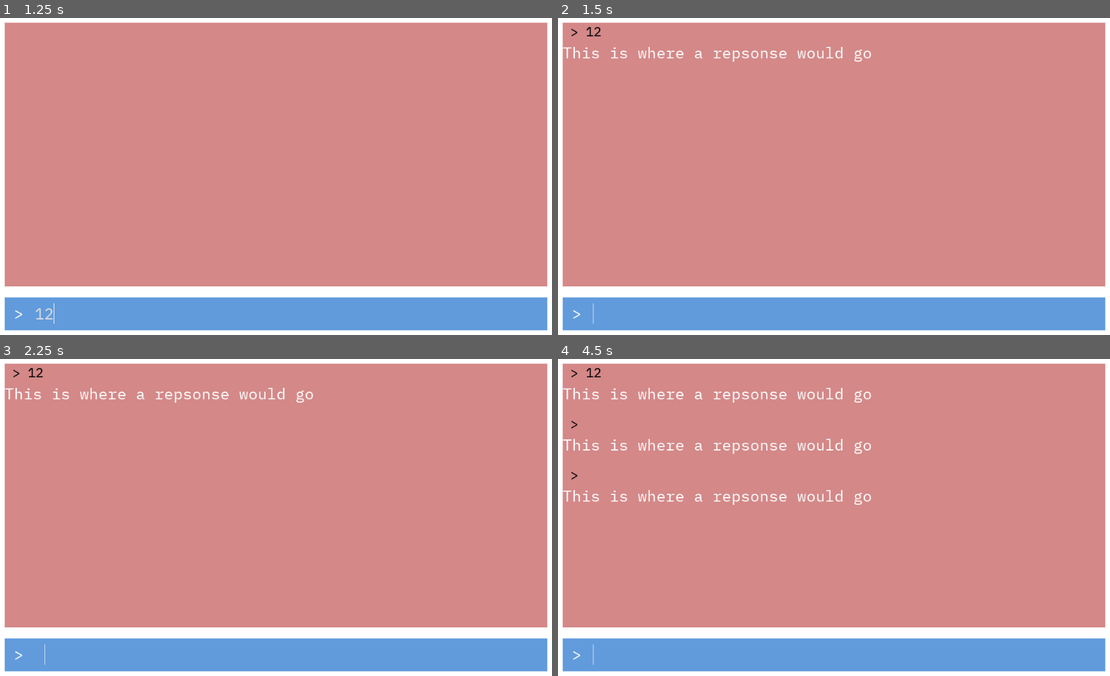
Above: before the commit, frames 1-4 (two rows, left to right).
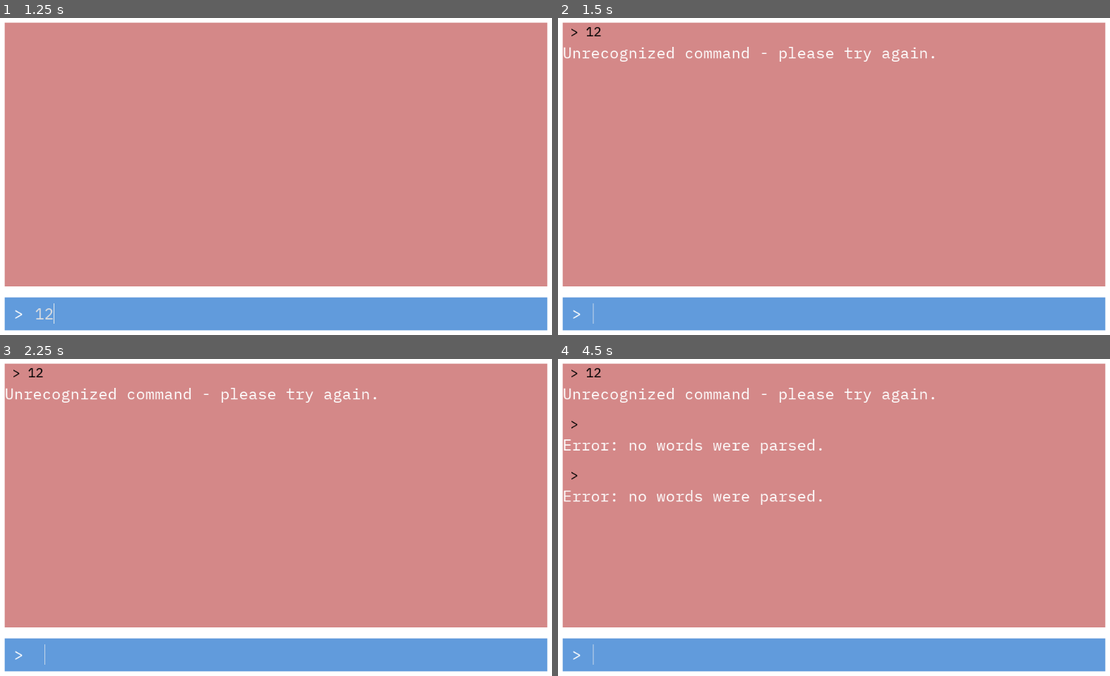
Above: after the commit, the same moments.

Repository: DesertDragen/Text-Adventure-Game
Game: Godot game, scene res://Game.tscn
Same seed, same stepped clock (60 frames per second), same inputs: the game is played once before the commit and once after it.
Inputs (mouse positions are in pixels of both pictures, inside the frame that each line leads up to):
- Up to frame 1 (1.25 s): click (292, 312) at 0.52 s; type "12" at 0.6 s
- Up to frame 2 (1.5 s): tap Enter at 1.25 s
- Up to frame 3 (2.25 s): tap Space at 2 s
- Up to frame 4 (4.5 s): tap Enter at 2.75, 4.25 s; tap Space at 3.5 s

Frame 1 is identical in both runs. In frame 2, 0.8% of the frame differs, in the area x 0-69%, y 9-14%; in frame 3, 0.8%; in frame 4, 2.0%, in the area x 0-69%, y 9-46%.

Commit message:
Created a new script that handles the commands that the user enters

Diff:
--- a/Game.tscn
+++ b/Game.tscn
@@ -1,8 +1,9 @@
-[gd_scene load_steps=9 format=2]
+[gd_scene load_steps=10 format=2]
 
 [ext_resource path="res://scripts/Input.gd" type="Script" id=1]
 [ext_resource path="res://fonts/plex_mono_28.tres" type="DynamicFont" id=2]
 [ext_resource path="res://scripts/Game.gd" type="Script" id=3]
+[ext_resource path="res://scripts/CommandProcessor.gd" type="Script" id=4]
 
 [sub_resource type="StyleBoxFlat" id=1]
 bg_color = Color( 1, 1, 1, 1 )
@@ -21,6 +22,9 @@
 anchor_right = 1.0
 anchor_bottom = 1.0
 script = ExtResource( 3 )
+
+[node name="CommandProcessor" type="Node" parent="."]
+script = ExtResource( 4 )
 
 [node name="Background" type="PanelContainer" parent="."]
 anchor_right = 1.0
--- /dev/null
+++ b/scripts/CommandProcessor.gd
@@ -0,0 +1,29 @@
+extends Node
+
+
+func process_command(input: String) -> String:
+	# Split the words at the space and do it only once
+	var words = input.split(" ", false)
+	if words.size() == 0:
+		return "Error: no words were parsed."
+
+	var first_word = words[0].to_lower()
+	var second_word = ""
+	if words.size() > 1:
+		second_word = words[1].to_lower()
+
+	# match == switch case
+	match first_word:
+		"go":
+			return go(second_word)
+		_: # _: == default
+			return "Unrecognized command - please try again."
+
+
+# -> String = Returns a value of a String
+func go(second_word: String) -> String:
+	if second_word == "":
+		return "Go where?"
+
+	# Can do "%s %s" % [word_one, word_two...]
+	return "You go %s" % second_word
--- a/scripts/Game.gd
+++ b/scripts/Game.gd
@@ -8,7 +8,8 @@
 
 var max_scroll_length := 0
 
-# Only use $ to access the children of the nodes
+# Use $ to access the children of the nodes or another script
+onready var command_processor = $CommandProcessor
 onready var history_rows = $Background/MarginContainer/Rows/GameInfo/Scroll/HistoryRows
 onready var scroll = $Background/MarginContainer/Rows/GameInfo/Scroll
 onready var scrollbar = scroll.get_v_scrollbar()
@@ -35,10 +36,13 @@
 
 	# Creating an instance of the InputResponse scene
 	var input_response = InputResponse.instance()
+	var response = command_processor.process_command(new_text)
 	# Sending the new_text to the function in InputResponse script
-	input_response.set_text(new_text, "This is where a repsonse would go")
+	input_response.set_text(new_text, response)
 	# Adding the instance of the scene as a child of the history_rows node
 	history_rows.add_child(input_response)
+
+	delete_history_beyond_limit()
 
 
 func delete_history_beyond_limit():
